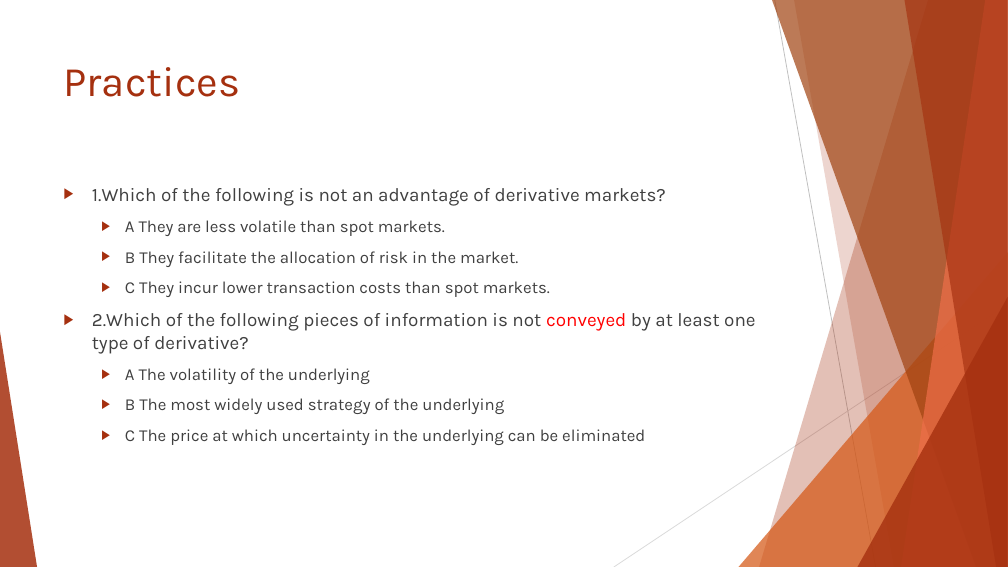
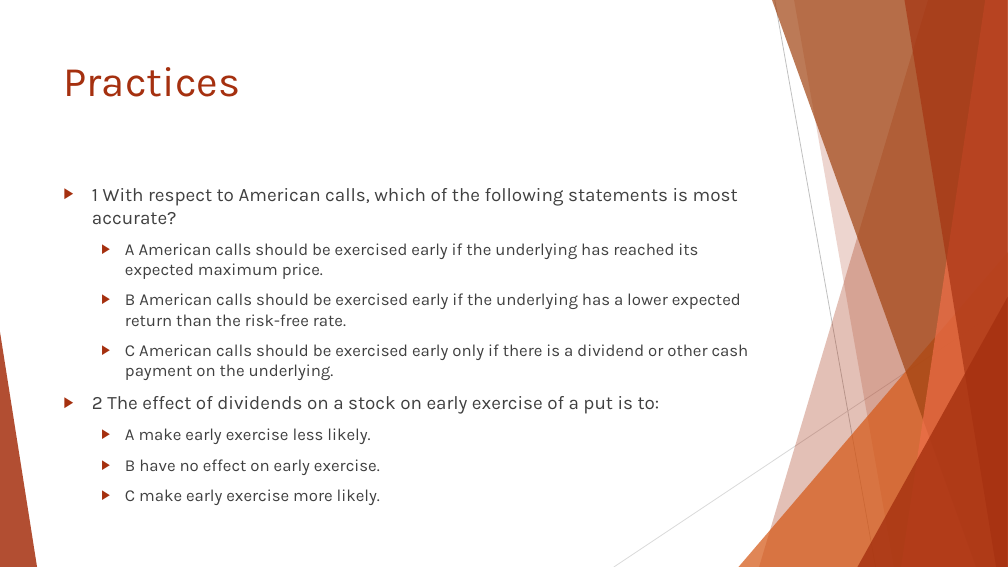
Before and after one commit to Isco0530/data, a slide deck: slide 53 of Reading 46.pptx. Drawn at 1008x567 pixels with LibreOffice and Linux fonts; fonts in the diff are those of the drawing. Boxes give left, top, right and bottom in pixels: in the first picture for what was removed or moved away, otherwise in the second. Text is boxed around its words. In the diff, an @@ line names an element or a change of style, - is before the commit and + after.

```diff
--- a/Reading 46.pptx
+++ b/Reading 46.pptx
@@ text at [92,188,749,505]: text changed @@
-▶ 1.Which of the following is not an advantage of derivative markets?
-  ▶ A They are less volatile than spot markets.
-  ▶ B They facilitate the allocation of risk in the market.
-  ▶ C They incur lower transaction costs than spot markets.
-▶ 2.Which of the following pieces of information is not conveyed by at least one type of derivative?
-  ▶ A The volatility of the underlying
-  ▶ B The most widely used strategy of the underlying
-  ▶ C The price at which uncertainty in the underlying can be eliminated
+▶ 1 With respect to American calls, which of the following statements is most accurate?
+  ▶ A American calls should be exercised early if the underlying has reached its expected maximum price.
+  ▶ B American calls should be exercised early if the underlying has a lower expected return than the risk-free rate.
+  ▶ C American calls should be exercised early only if there is a dividend or other cash payment on the underlying.
+▶ 2 The effect of dividends on a stock on early exercise of a put is to:
+  ▶ A make early exercise less likely.
+  ▶ B have no effect on early exercise.
+  ▶ C make early exercise more likely.
```
Also in this commit, not shown: 2 slides added, 14 slides removed.
